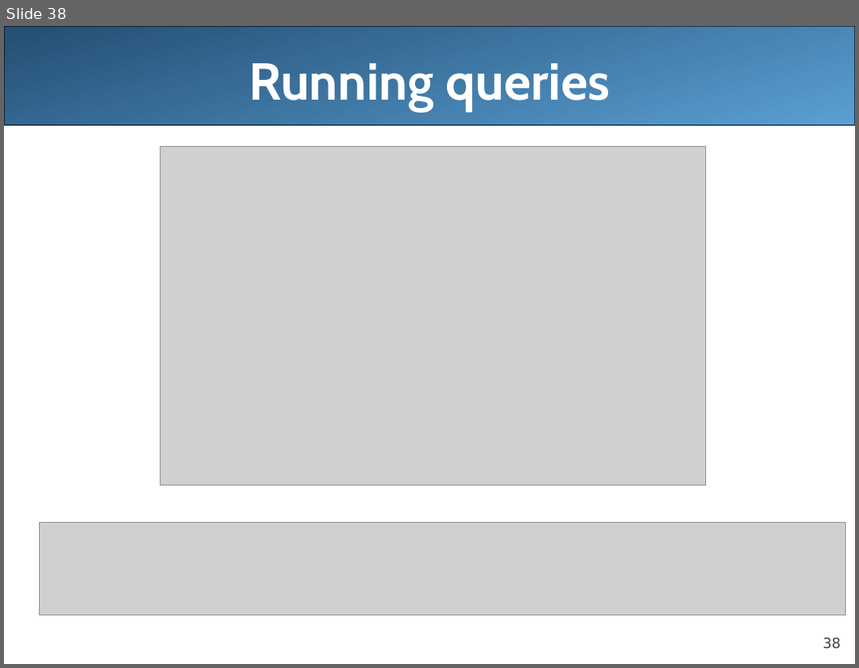
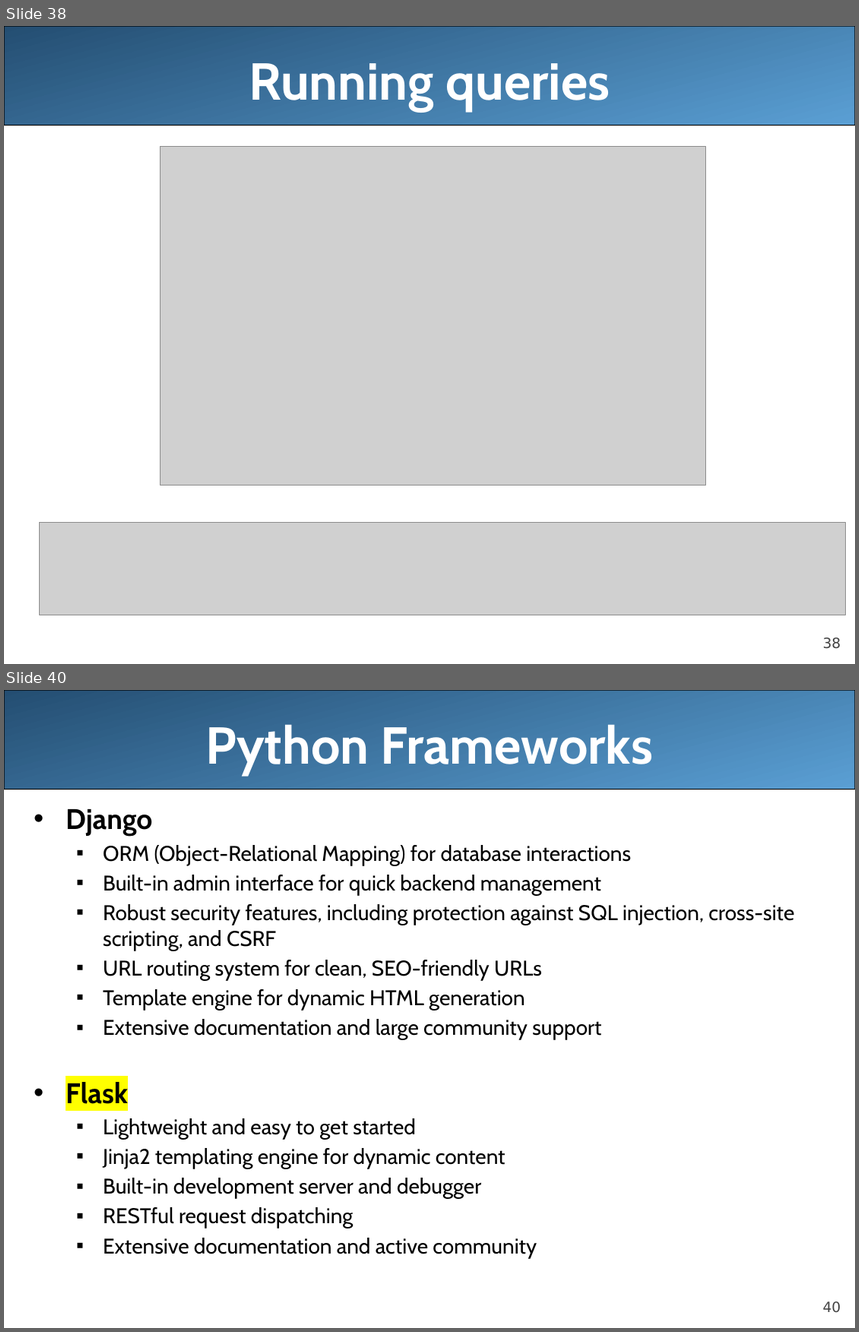
Before and after one commit to redvinca/Assignment, a slide deck: Docs/python-basics.pptx. Shown one above the other, each under a label of ours: slide 38 before the commit, slides 38 and 40 after it; the slides between them are not shown. The pictures are 859x668 and 859x1332 pixels, drawn with LibreOffice and Linux fonts; fonts in the diff are those of the drawing; grey boxes stand for pictures; background and template pictures are left out. Boxes give left, top, right and bottom in pixels: in the first picture for what was removed or moved away, otherwise in the second. Text is boxed around its words. In the diff, an @@ line names an element or a change of style, - is before the commit and + after.

```diff
--- a/Docs/python-basics.pptx
+++ b/Docs/python-basics.pptx
@@ slide 40 added at [4, 690, 855, 1328], background #FFFFFF; not listed: 2 template elements that a slide beside it also shows @@
@@ title added at [205, 724, 653, 775], 44 pt, text #FFFFFF, bold @@
+Python Frameworks
@@ text added at [66, 809, 794, 1258], 18 pt, text #000000 @@
+• Django
+  ▪ ORM (Object-Relational Mapping) for database interactions
+  ▪ Built-in admin interface for quick backend management
+  ▪ Robust security features, including protection against SQL injection, cross-site scripting, and CSRF
+  ▪ URL routing system for clean, SEO-friendly URLs
+  ▪ Template engine for dynamic HTML generation
+  ▪ Extensive documentation and large community support
+• Flask
+  ▪ Lightweight and easy to get started
+  ▪ Jinja2 templating engine for dynamic content
+  ▪ Built-in development server and debugger
+  ▪ RESTful request dispatching
+  ▪ Extensive documentation and active community
```
Also in this commit, not shown: 5 other slides added.
